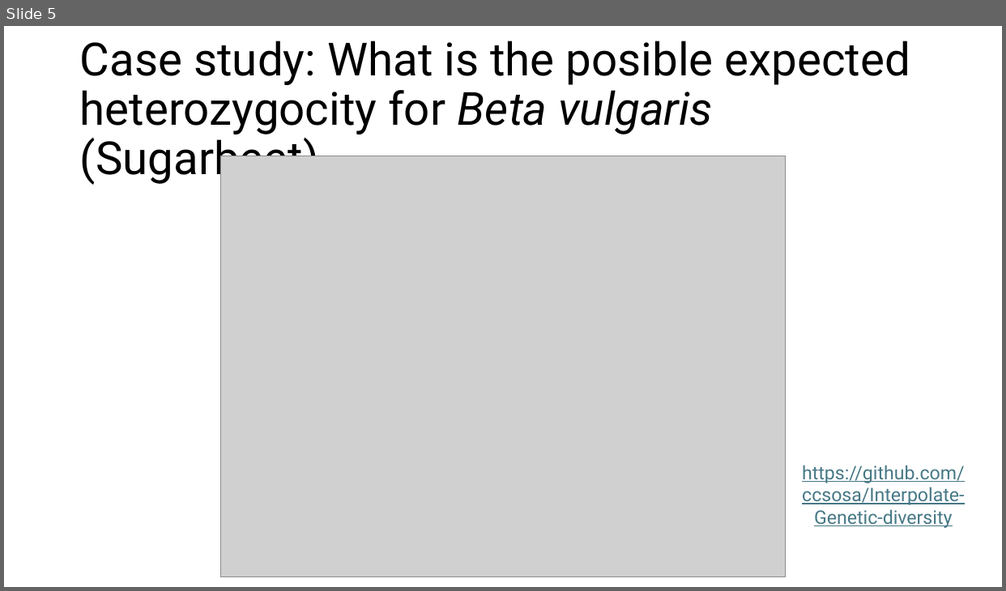
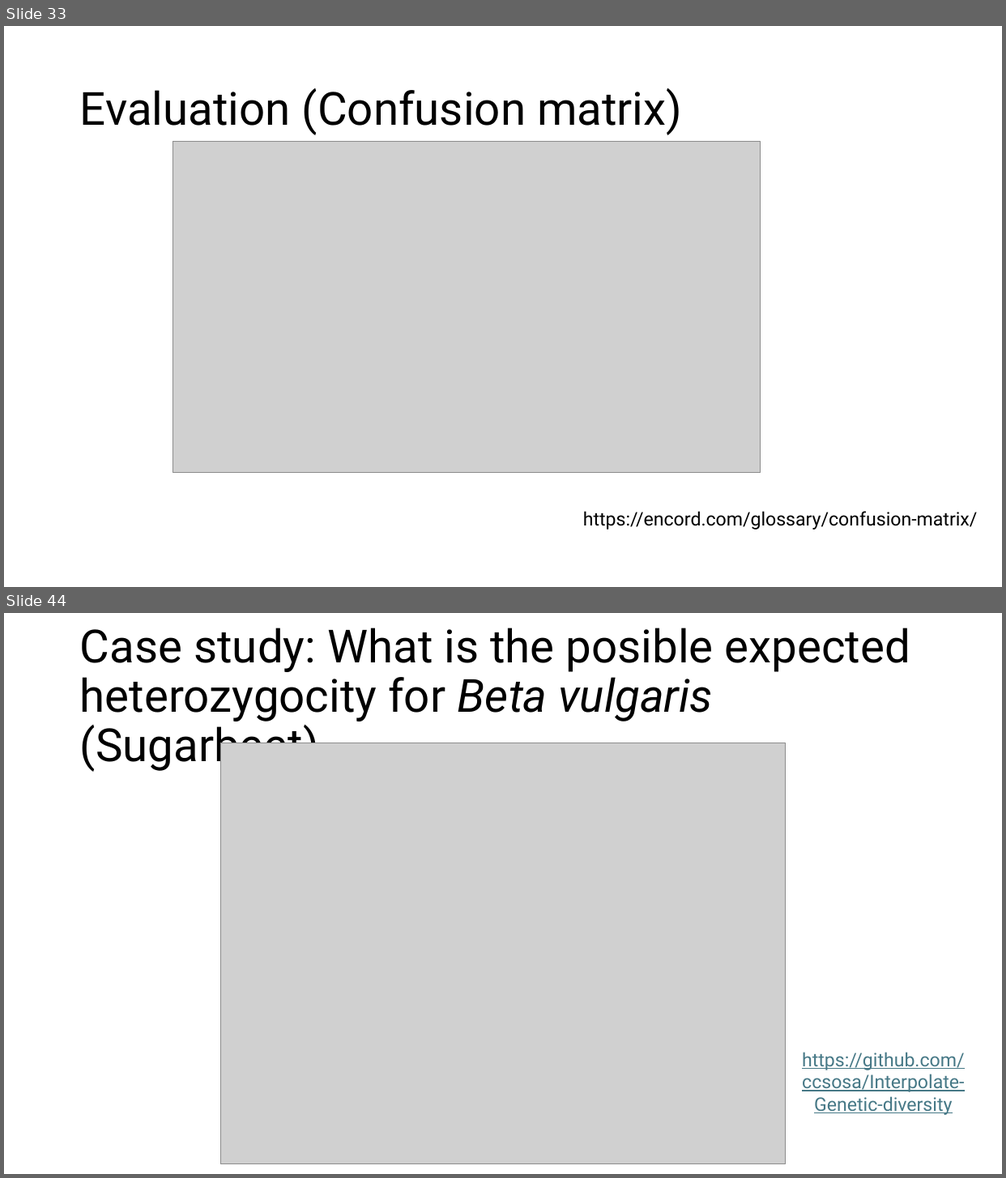
Before and after one commit to ccsosa/SDM_2026_2, a slide deck: 003_Machine_learning_R/Introduction to machine learning in R!.pptx. Shown one above the other, each under a label of ours: slide 5 before the commit, slides 33 and 44 after it; the slides between them are not shown. The pictures are 1006x591 and 1006x1178 pixels, drawn with LibreOffice and Linux fonts; fonts in the diff are those of the drawing; grey boxes stand for pictures. Boxes give left, top, right and bottom in pixels: in the first picture for what was removed or moved away, otherwise in the second. Text is boxed around its words. In the diff, an @@ line names an element or a change of style, - is before the commit and + after.

```diff
--- a/003_Machine_learning_R/Introduction to machine learning in R!.pptx
+++ b/003_Machine_learning_R/Introduction to machine learning in R!.pptx
@@ slide 33 added at [4,26,1002,587], background #FFFFFF @@
@@ title added at [80,88,682,135], 44 pt, text #000000 @@
+Evaluation (Confusion matrix)
@@ picture added at [172,141,760,473] @@
@@ text added at [583,511,978,530], 18 pt, text #000000 @@
+https://encord.com/glossary/confusion-matrix/
@@ what was slide 5 is now slide 44 @@
```
Also in this commit, not shown: 44 other slides added, 7 slides removed, 26 other files.
